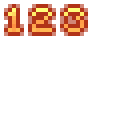
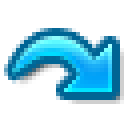
Layered file, before and after one edit (128x128). Changes by layer:
showed group "blue" (20 layers) over <box>8,8,124,104</box>
showed group "Export" (1st of 2, in "blue") (2 layers) over <box>12,36,112,92</box>
hid group "red" (8 layers) over <box>8,8,104,104</box>
